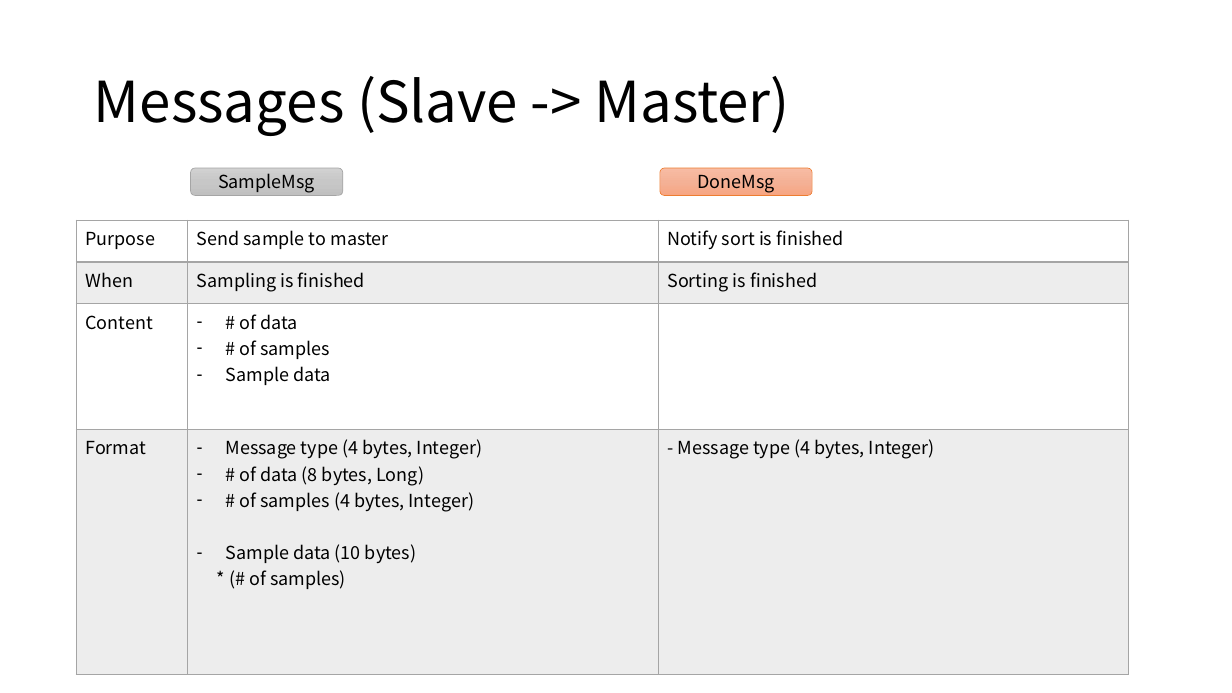
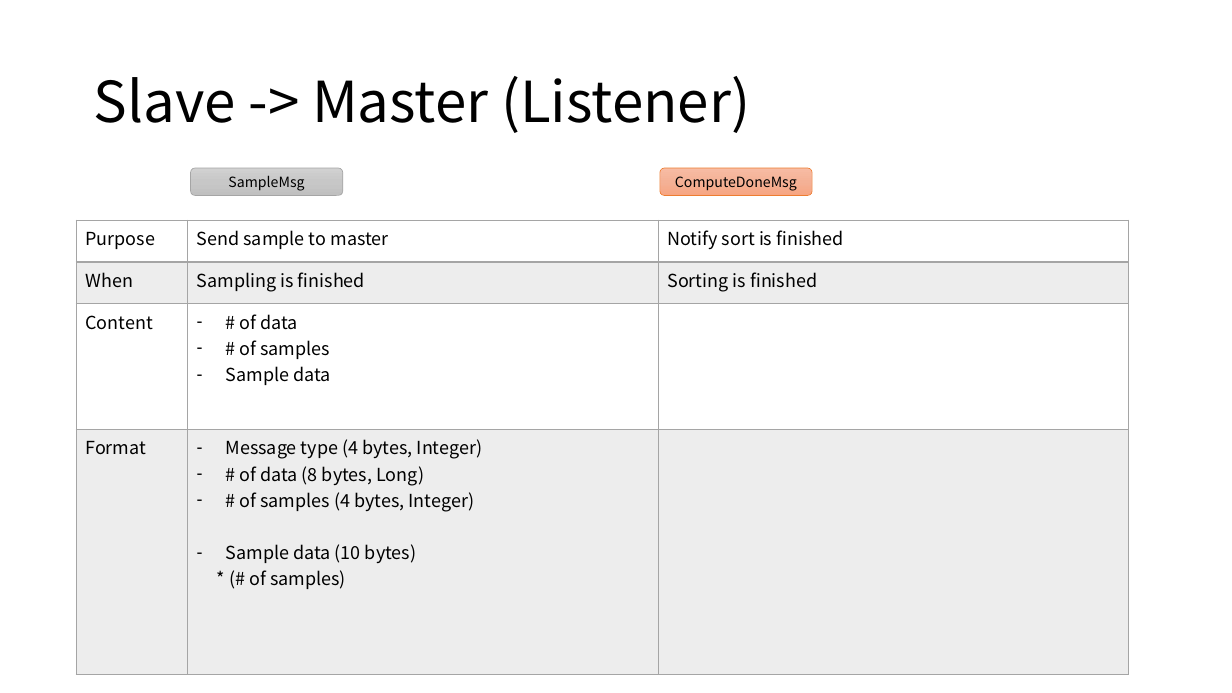
Before and after one commit to Eyebrowmoon/CS490, a slide deck: slide 4 of project.pptx (slide 5 before the commit). Drawn at 1232x693 pixels with LibreOffice and Linux fonts; fonts in the diff are those of the drawing. Boxes give left, top, right and bottom in pixels: in the first picture for what was removed or moved away, otherwise in the second. Text is boxed around its words. In the diff, an @@ line names an element or a change of style, - is before the commit and + after.

```diff
--- a/project.pptx
+++ b/project.pptx
@@ title at bbox=[94, 76, 750, 133]: text changed @@
-Messages (Slave -> Master)
+Slave -> Master (Listener)
@@ rounded rectangle "SampleMsg" at bbox=[190, 168, 343, 196]: size 14 to 11 pt @@
@@ text in rounded rectangle at bbox=[675, 176, 797, 191]: text changed; size 14 to 11 pt @@
-DoneMsg
+ComputeDoneMsg
@@ table at bbox=[76, 220, 1128, 675] @@
-row 4, column 3: - Message type (4 bytes, Integer)
+row 4, column 3: 
```
Also in this commit, not shown: 12 other slides changed, 5 slides added, 5 slides removed.
